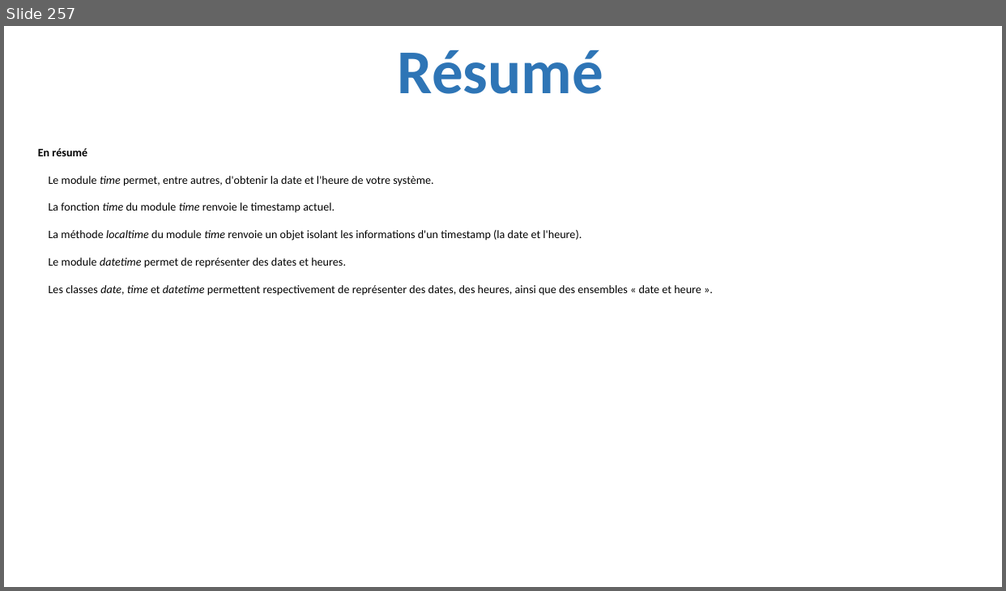
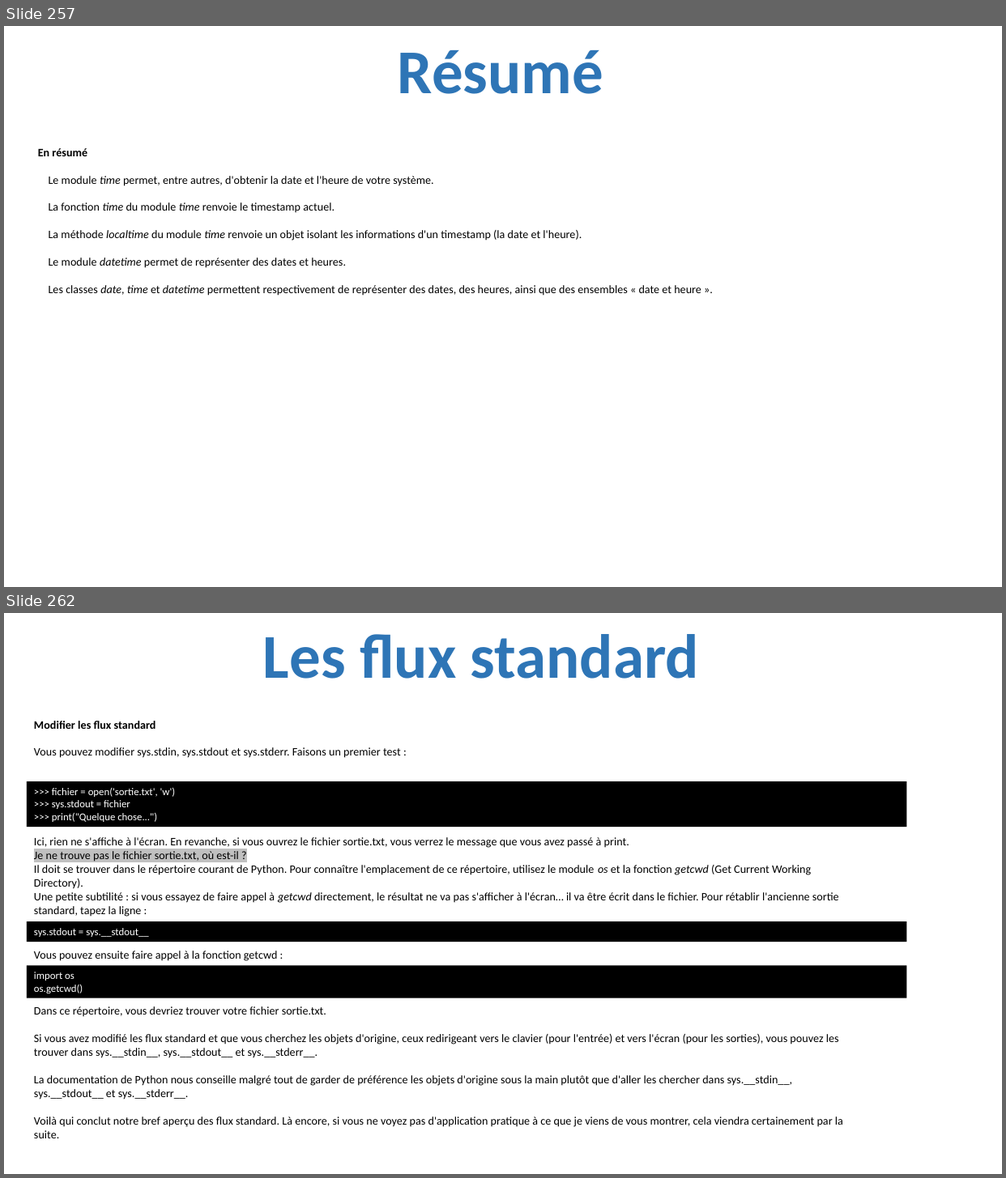
Before and after one commit to julienPalleau/PythonDoc, a slide deck: Python-resume.pptx. Shown one above the other, each under a label of ours: slide 257 before the commit, slides 257 and 262 after it; the slides between them are not shown. The pictures are 1006x591 and 1006x1178 pixels, drawn with LibreOffice and Linux fonts; fonts in the diff are those of the drawing. Boxes give left, top, right and bottom in pixels: in the first picture for what was removed or moved away, otherwise in the second. Text is boxed around its words. In the diff, an @@ line names an element or a change of style, - is before the commit and + after.

```diff
--- a/Python-resume.pptx
+++ b/Python-resume.pptx
@@ slide 262 added at bbox=[4, 613, 1002, 1174], background #FFFFFF @@
@@ title added at bbox=[263, 634, 699, 679], 60 pt, text #2E75B6, bold @@
+Les flux standard
@@ text added at bbox=[34, 721, 401, 758], 11 pt, text #000000 @@
+Modifier les flux standard
+Vous pouvez modifier sys.stdin, sys.stdout et sys.stderr. Faisons un premier test :
@@ rectangle added at bbox=[27, 781, 907, 827], fill #000000, 10 pt, text #FFFFFF @@
+>>> fichier = open('sortie.txt', 'w')
+>>> sys.stdout = fichier
+>>> print("Quelque chose...")
@@ text added at bbox=[34, 837, 839, 917], 11 pt, text #000000 @@
+Ici, rien ne s'affiche à l'écran. En revanche, si vous ouvrez le fichier sortie.txt, vous verrez le message que vous avez passé à print.
+Je ne trouve pas le fichier sortie.txt, où est-il ?
+Il doit se trouver dans le répertoire courant de Python. Pour connaître l'emplacement de ce répertoire, utilisez le module os et la fonction getcwd (Get Current Working Directory).
+Une petite subtilité : si vous essayez de faire appel à getcwd directement, le résultat ne va pas s'afficher à l'écran… il va être écrit dans le fichier. Pour rétablir l'ancienne sortie standard, tapez la ligne :
@@ rectangle added at bbox=[27, 922, 907, 943], fill #000000, 10 pt, text #FFFFFF @@
+sys.stdout = sys.__stdout__
@@ text added at bbox=[34, 951, 277, 961], 11 pt, text #000000 @@
+Vous pouvez ensuite faire appel à la fonction getcwd :
@@ rectangle added at bbox=[27, 965, 907, 999], fill #000000, 10 pt, text #FFFFFF @@
+import os
+os.getcwd()
@@ text added at bbox=[34, 1007, 843, 1139], 11 pt, text #000000 @@
+Dans ce répertoire, vous devriez trouver votre fichier sortie.txt.
+Si vous avez modifié les flux standard et que vous cherchez les objets d'origine, ceux redirigeant vers le clavier (pour l'entrée) et vers l'écran (pour les sorties), vous pouvez les trouver dans sys.__stdin__, sys.__stdout__ et sys.__stderr__.
+La documentation de Python nous conseille malgré tout de garder de préférence les objets d'origine sous la main plutôt que d'aller les chercher dans sys.__stdin__, sys.__stdout__ et sys.__stderr__.
+Voilà qui conclut notre bref aperçu des flux standard. Là encore, si vous ne voyez pas d'application pratique à ce que je viens de vous montrer, cela viendra certainement par la suite.
```
Also in this commit, not shown: 20 other slides added.
